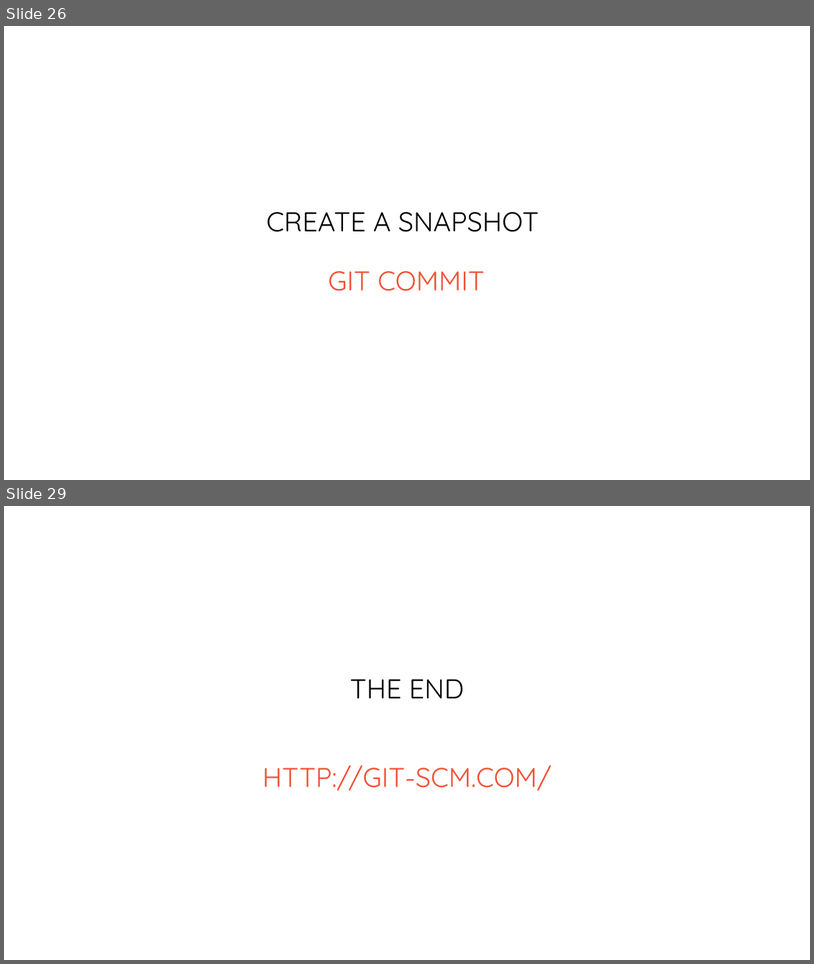
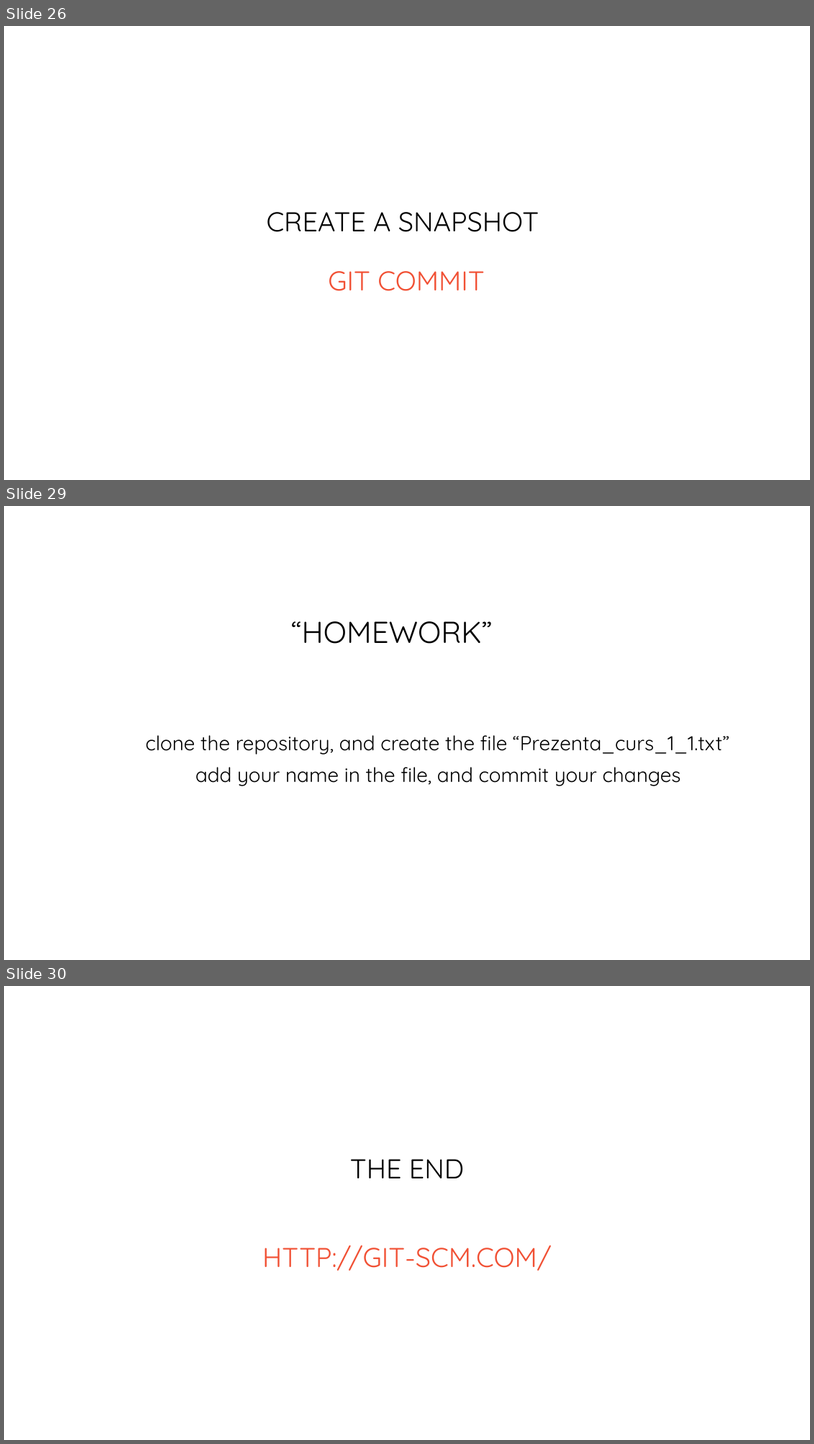
Before and after one commit to bogdanbujdea/git102, a slide deck: Course 1.pptx. Shown one above the other, each under a label of ours: slides 26 and 29 before the commit, slides 26, 29 and 30 after it; the slides between them are not shown. The pictures are 814x964 and 814x1444 pixels, drawn with LibreOffice and Linux fonts; fonts in the diff are those of the drawing. Boxes give left, top, right and bottom in pixels: in the first picture for what was removed or moved away, otherwise in the second. Text is boxed around its words. In the diff, an @@ line names an element or a change of style, - is before the commit and + after.

```diff
--- a/Course 1.pptx
+++ b/Course 1.pptx
@@ slide 29 added at box(4, 506, 810, 960), background #FFFFFF @@
@@ title added at box(291, 621, 492, 644), 36 pt, text #000000 @@
+“HOMEWORK”
@@ text added at box(146, 735, 730, 754), 24 pt, text #000000 @@
+clone the repository, and create the file “Prezenta_curs_1_1.txt”
@@ text added at box(196, 767, 682, 786), 24 pt, text #000000 @@
+add your name in the file, and commit your changes
@@ what was slide 29 is now slide 30 @@
```
Also in this commit, not shown: 7 slides changed.
